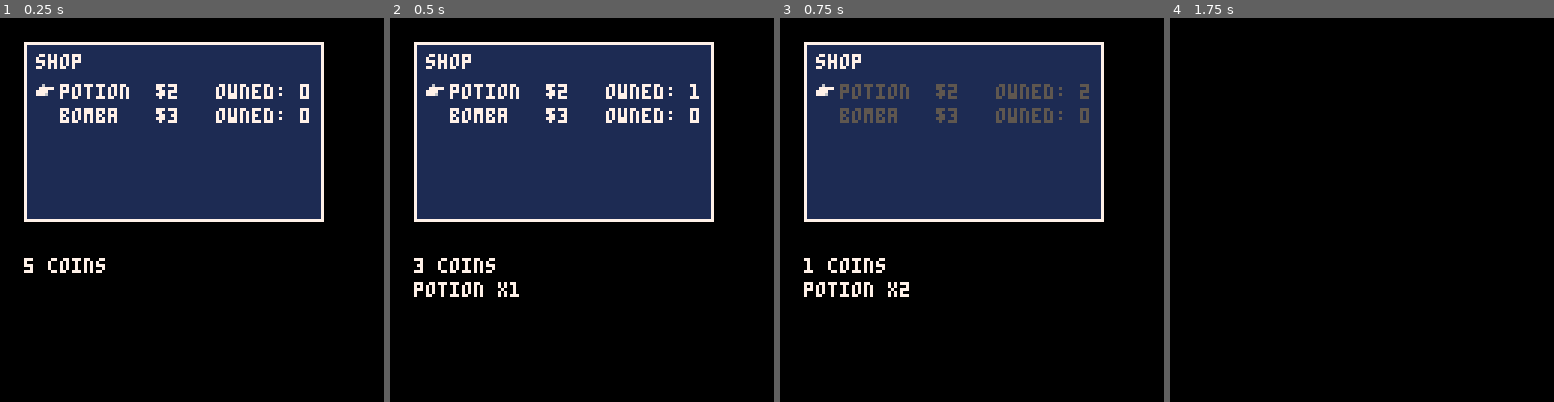
Above: before the commit, frames 1-4 (left to right).
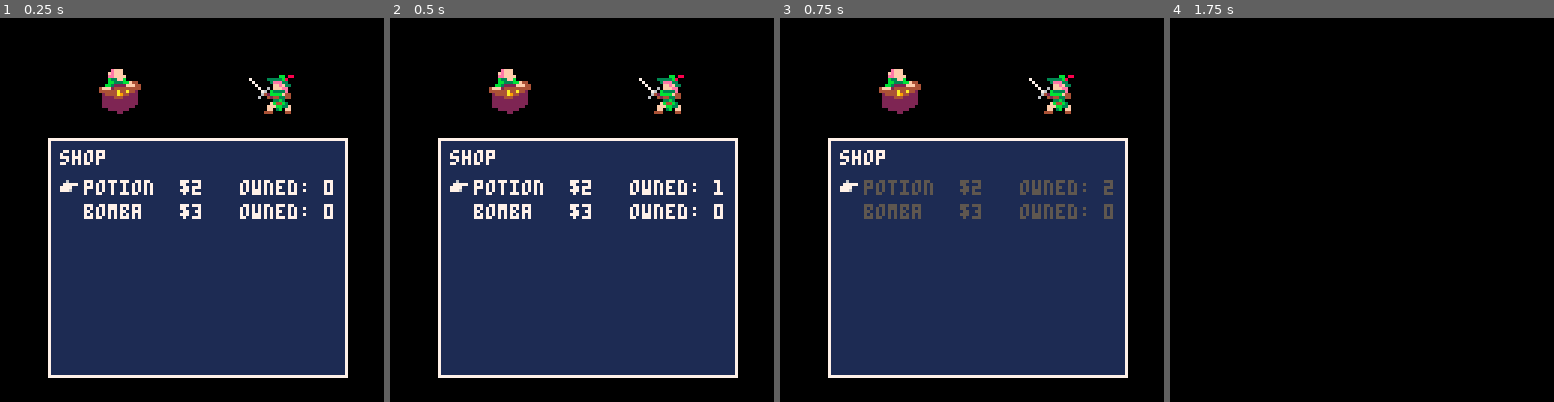
Above: after the commit, the same moments.

Repository: AddisonMink/pico8-rpg
Game: PICO-8 cartridge game.p8
The game is run twice, just before and just after one commit, with the same random seed, the same clock (stepped at 60 frames per second) and the same inputs.
Inputs:
- Up to frame 1 (0.25 s): no input
- Up to frame 2 (0.5 s): tap O (Z key) at 0.33 s
- Up to frame 3 (0.75 s): tap O (Z key) at 0.7 s
- Up to frame 4 (1.75 s): tap X (X key) at 1.07 s; tap O (Z key) at 1.43 s

The runs differ from the first frame. In frame 1, 57% of the frame differs, in the area x 6-91%, y 6-94%; in frame 2, 58%; in frame 3, 58%; in frame 4, nothing differs.

Commit message:
add shop dialogue.

Diff:
--- a/dialogue.lua
+++ b/dialogue.lua
@@ -13,3 +13,38 @@
 
   return me
 end
+
+function dialogue_simple_new(npc_sprite_id, menu)
+  local menu_tree = menu_tree_new(
+    "main",
+    { main = menu },
+    { "ok", "cancel" },
+    true
+  )
+  return dialogue_new(npc_sprite_id, menu_tree)
+end
+
+function shop_dialogue_new(npc_sprite_id, items)
+  local menu = menu_new(
+    "shop",
+    nil,
+    items,
+    function(item) return global.coins >= item.price end,
+    function(item)
+      global.coins -= item.price
+      if global.items[item.name] == nil then
+        global.items[item.name] = 0
+      end
+      global.items[item.name] += 1
+    end,
+    function(item)
+      local name = pad_str(item.name, 8)
+      local price = pad_str("$" .. item.price, 5)
+      local owned = "owned: " .. (global.items[item.name] or 0)
+      return name .. price .. owned
+    end,
+    100, 80
+  )
+
+  return dialogue_simple_new(npc_sprite_id, menu)
+end
--- a/game.p8
+++ b/game.p8
@@ -8,49 +8,19 @@
 #include global_state.lua
 
 function _init()
-  menu = menu_new(
-    "shop",
-    nil,
-    {
-      { name = "potion", price = 2 },
-      { name = "bomba", price = 3 }
-    },
-    function(item) return global.coins >= item.price end,
-    function(item)
-      global.coins -= item.price
-      if global.items[item.name] == nil then
-        global.items[item.name] = 0
-      end
-      global.items[item.name] += 1
-    end,
-    function(item)
-      local name = pad_str(item.name, 8)
-      local price = pad_str("$" .. item.price, 5)
-      local owned = "owned: " .. (global.items[item.name] or 0)
-      return name .. price .. owned
-    end,
-    100, 60
-  )
+  dialogue = shop_dialogue_new(4, global.shop_items)
 end
 
 function _update()
   if result then return end
-  result = menu:update()
+  result = dialogue:update()
   if result ~= "cancel" then result = nil end
 end
 
 function _draw()
   cls()
   if result then return end
-  menu:draw(8, 8)
-
-  local y = 80
-  print(global.coins .. " coins", 8, y, 7)
-  y += 8
-  for i, v in pairs(global.items) do
-    print(i .. " x" .. v, 8, y, 7)
-    y += 8
-  end
+  dialogue:draw(8, 8)
 end
 
 __gfx__
--- a/global_state.lua
+++ b/global_state.lua
@@ -1,7 +1,14 @@
 global = {
+  -- player data
   player = {
     sprite_id = 2
   },
   items = {},
-  coins = 5
+  coins = 5,
+
+  -- shop data
+  shop_items = {
+    { name = "potion", price = 2 },
+    { name = "bomba", price = 3 }
+  }
 }
--- a/menu_tree.lua
+++ b/menu_tree.lua
@@ -40,6 +40,9 @@
     if not result then return end
 
     if allow_cancel and result == "cancel" then
+      if prev_state == nil or prev_state == initial_state then
+        return "cancel"
+      end
       state = prev_state or state
     elseif result and menu_map[result] then
       prev_state = state
